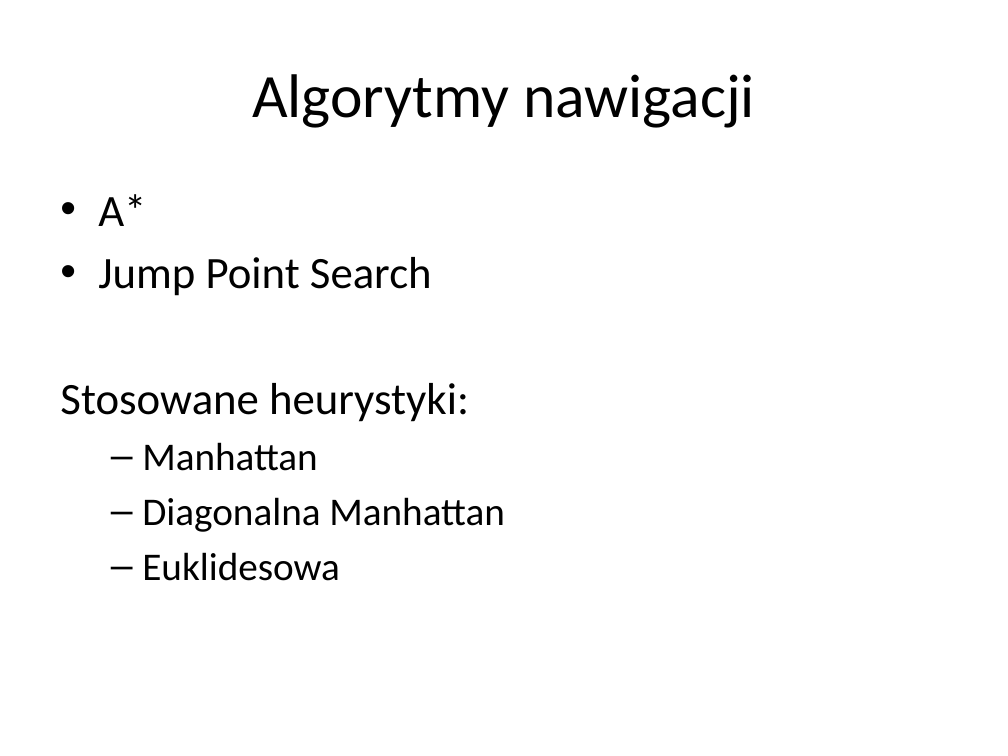
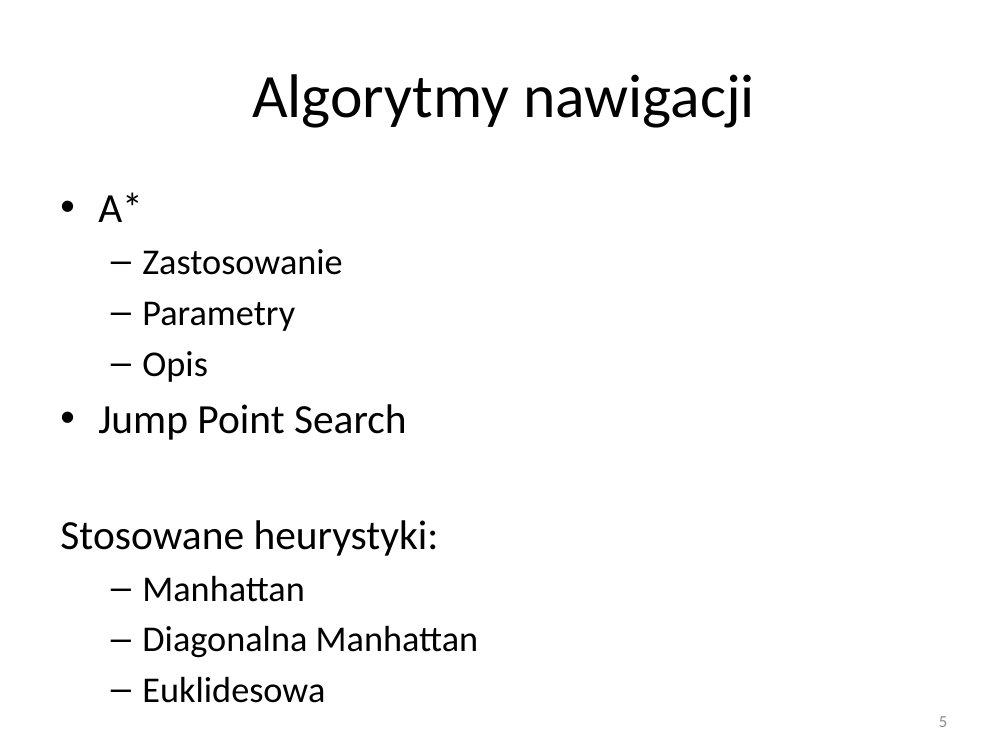
Before and after one commit to sskullgra/Character-Navigation, a slide deck: slide 5 of Nawigacja w grach komputerowych.pptx (slide 4 before the commit). Drawn at 1008x756 pixels with LibreOffice and Linux fonts; fonts in the diff are those of the drawing. Boxes give left, top, right and bottom in pixels: in the first picture for what was removed or moved away, otherwise in the second. Text is boxed around its words. In the diff, an @@ line names an element or a change of style, - is before the commit and + after.

```diff
--- a/Nawigacja w grach komputerowych.pptx
+++ b/Nawigacja w grach komputerowych.pptx
@@ text at (x1=60, y1=192, x2=479, y2=658): size 32 to 29.6 pt in "A*", "Jump Point Search", "Stosowane heurystyki:"; size 28 to 25.9 pt in "Manhattan", "Diagonalna Manhattan", "Euklidesowa" @@
@@ text at (x1=142, y1=249, x2=342, y2=382): paragraphs added @@
+  – Zastosowanie
+  – Parametry
+  – Opis
@@ page number added at (x1=939, y1=716, x2=947, y2=727), 12 pt, text #8C8C8C @@
+5
```
Also in this commit, not shown: 9 other slides changed, 1 slide added.
